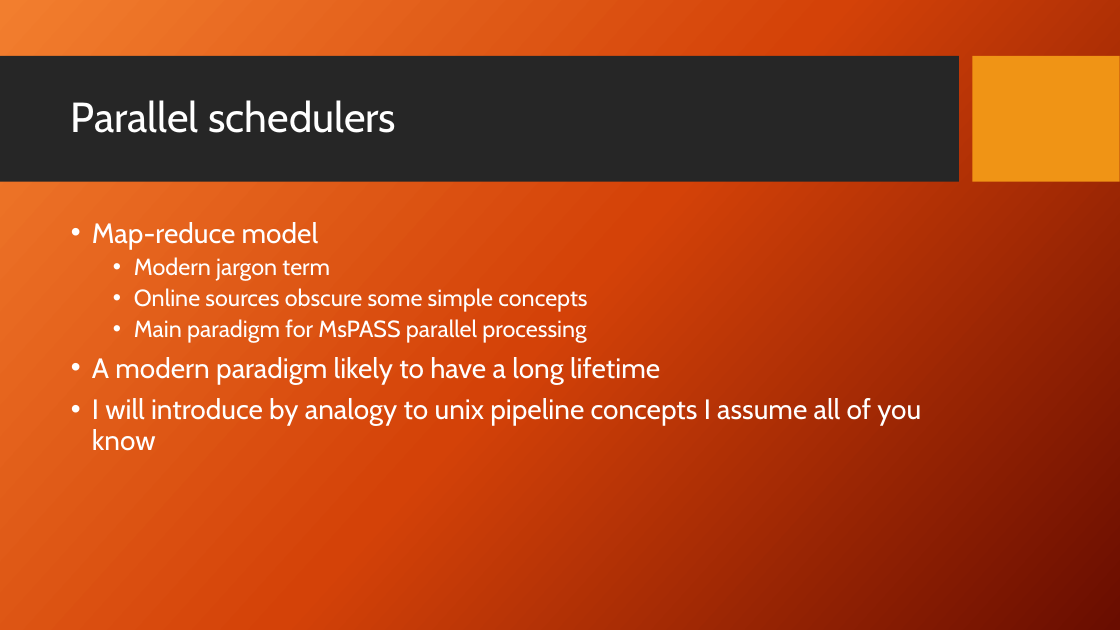
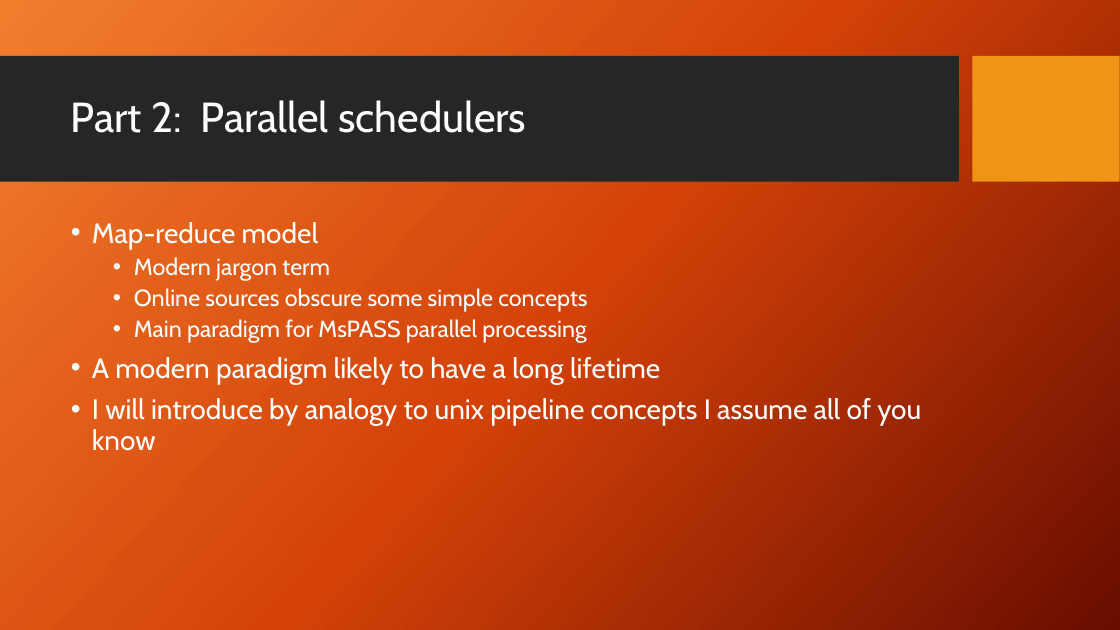
Before and after one commit to mspass-team/mspass_tutorial, a slide deck: slide 16 of SCOPED_2024/MsPASS_Overview.pptx (slide 17 before the commit). Drawn at 1120x630 pixels with LibreOffice and Linux fonts; fonts in the diff are those of the drawing; background and template pictures are left out. Boxes give left, top, right and bottom in pixels: in the first picture for what was removed or moved away, otherwise in the second. Text is boxed around its words. In the diff, an @@ line names an element or a change of style, - is before the commit and + after.

```diff
--- a/SCOPED_2024/MsPASS_Overview.pptx
+++ b/SCOPED_2024/MsPASS_Overview.pptx
@@ title at (x1=71, y1=100, x2=526, y2=133): text changed @@
-Parallel schedulers
+Part 2: Parallel schedulers
```
Also in this commit, not shown: 7 other slides changed, 1 slide removed, 2 other files.
